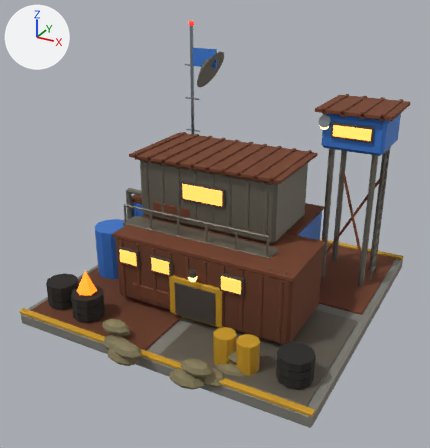
One commit to the glTF model public/models/conseil.glb: the scene before it, then after it.
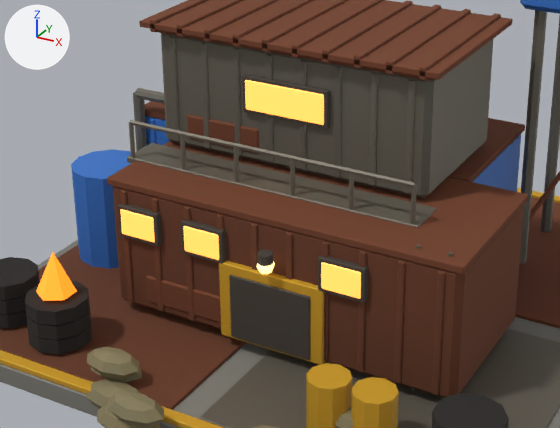
Each version is shown whole from a camera (50 mm lens) standing at (4.18, -8.06, 5.3) and looking at (0.01, -0.49, 1.51), then close up on the part from 14% to 79% of the width and 32% to 80% of the height. Every picture has the same lights, and +X, +Y and +Z are marked at upper left. The last two pictures show the newer version.

Before the edit, the objects in view are built like this:
```python
me_cube = bpy.data.meshes.new('Cube')
me_cube.from_pydata(...)  # 2821 vertices, 5060 faces; spans x -2.45..2.45, y -2.76..2.45, z -0.1..4.27
me_cube.materials.append(mat_concrete)
me_cube.materials.append(mat_rust)
me_cube.materials.append(mat_scrap)
me_cube.materials.append(mat_hazard)
me_cube.materials.append(mat_team)
me_cube.materials.append(mat_dark)
me_cube.materials.append(mat_lamp_glow)
me_cube.materials.append(mat_window_glow)
me_cube.materials.append(mat_steel)
me_cube.materials.append(mat_red_glow)
me_cube.materials.append(mat_khaki)
me_cube.materials.append(mat_rubber)
me_cube.materials.append(mat_orange_glow)
ob_conseil = bpy.data.objects.new('conseil', me_cube)
ob_conseil.location = (0.0, 0.0, 0.1)
```
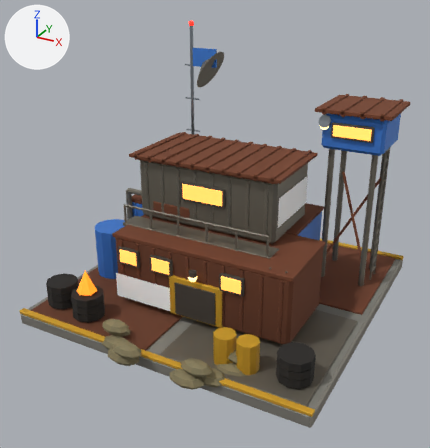
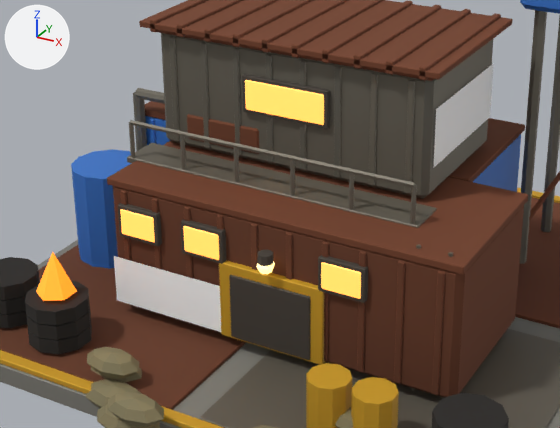
The change, as a diff of the scene's bpy script:
```diff
--- a/public/models/conseil.glb.py
+++ b/public/models/conseil.glb.py
@@ mat_tag @@
+mat_tag = principled_material('tag')
+mat_tag.base_color = (1.0, 1.0, 1.0)  # white #ffffff
+mat_tag.roughness = 0.8
@@ me_plane_001 @@
+me_plane_001.from_pydata([(0.0, -0.585, -0.234), (0.0, 0.585, -0.234), (0.0, -0.585, 0.234), (0.0, 0.585, 0.234)], [], [(0, 1, 3), (0, 3, 2)])
+me_plane_001.materials.append(mat_tag)  # white #ffffff
@@ me_plane @@
+me_plane.from_pydata([(-0.52, 0.0, -0.208), (0.52, 0.0, -0.208), (-0.52, 0.0, 0.208), (0.52, 0.0, 0.208)], [], [(0, 1, 3), (0, 3, 2)])
+me_plane.materials.append(mat_tag)  # white #ffffff
@@ ob_tag_1 @@
+ob_tag_1 = bpy.data.objects.new('tag_1', me_plane_001)
+ob_tag_1.location = (1.12, 0.0, 1.95)
@@ ob_tag_0 @@
+ob_tag_0 = bpy.data.objects.new('tag_0', me_plane)
+ob_tag_0.location = (-0.75, -1.44, 0.55)
```

Where the change shows, as pixel boxes [x1, y1, x2, y2] in the close-ups (560 x 428 px):
'tag_0', added
    after: [114, 256, 221, 332]
'tag_1', added
    after: [434, 63, 494, 167]
